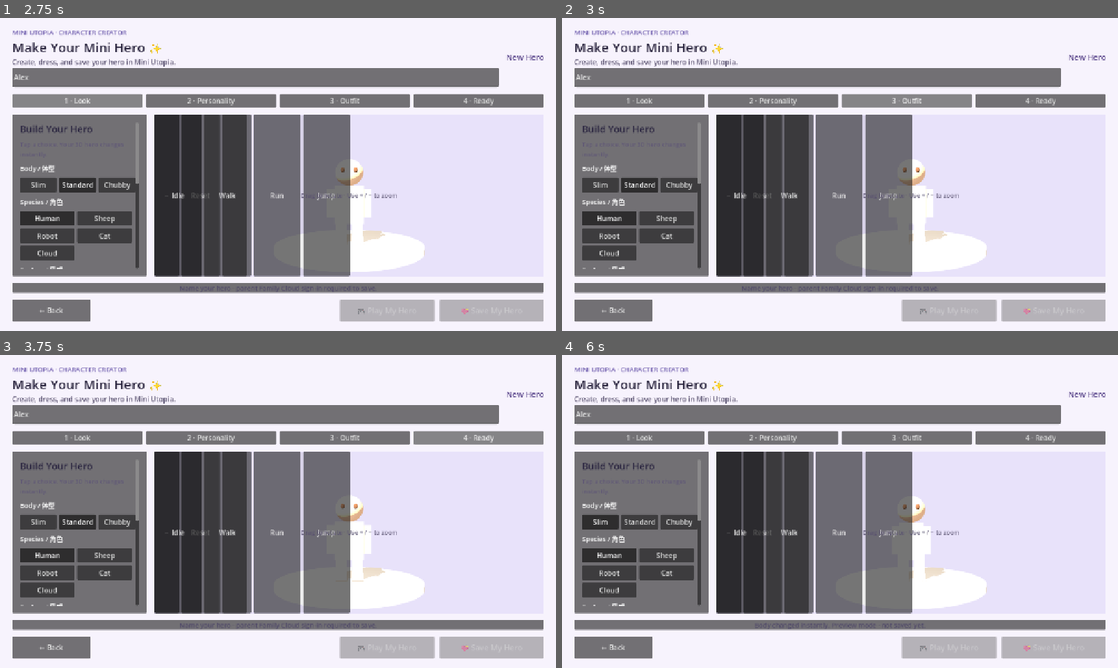
Above: before the commit, frames 1-4 (two rows, left to right).
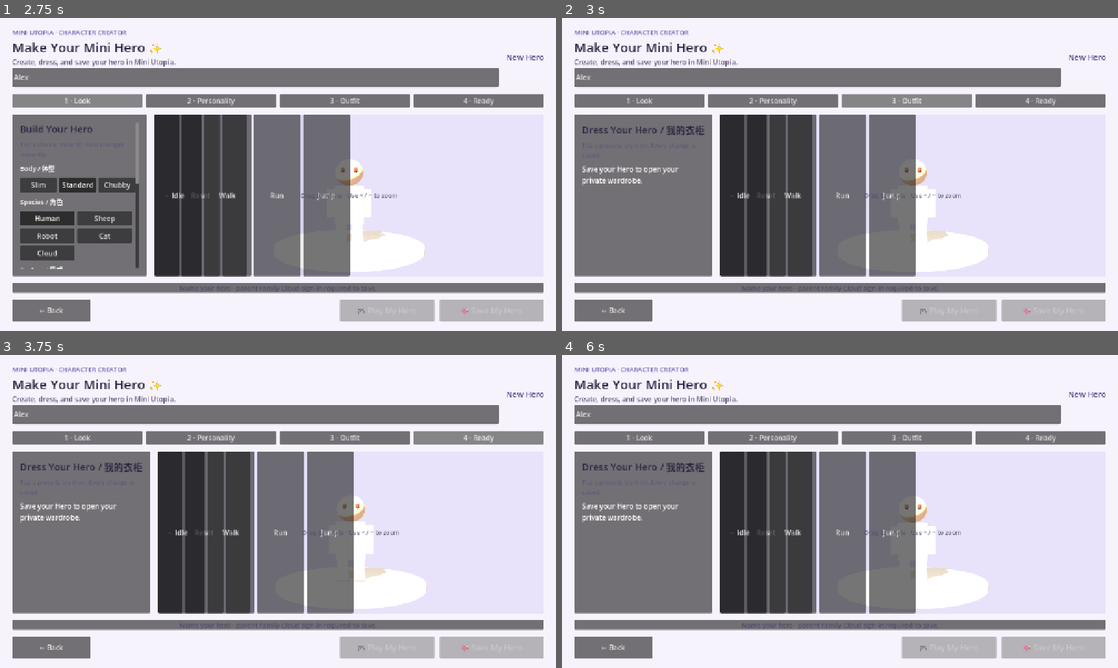
Above: after the commit, the same moments.

Repository: Mrlukahuang/mini-utopia-studio
Game: Godot game, scene res://scenes/main.tscn
Two runs of this game, one before a commit and one after it. Both use one fixed random seed, a clock stepped at 60 frames per second and the inputs below.
Inputs (mouse positions are in pixels of both pictures, inside the frame that each line leads up to):
- Up to frame 1 (2.75 s): click "🎨 Create a Hero" at 0.5 s; click (255, 77) at 1.27 s; type "Alex" at 1.35 s; click "1 · Look" at 2 s
- Up to frame 2 (3 s): click "3 · Outfit" at 2.75 s
- Up to frame 3 (3.75 s): click "4 · Ready" at 3.5 s
- Up to frame 4 (6 s): click "4 · Ready" at 4.25 s; click "2 · Personality" at 5 s; click (600, 520) at 5.75 s, where only the run before the commit has a clickable "Slim"

Frame 1 is identical in both runs. In frame 2, 8.1% of the frame differs, in the area x 3-77%, y 30-83%; in frame 3, 8.1%; in frame 4, 8.2%, in the area x 3-77%, y 30-88%.

Commit message:
creator: add touch-friendly 9-slot outfit tab, equip and remove controls

Diff:
--- a/godot/scripts/character_creator_shell.gd
+++ b/godot/scripts/character_creator_shell.gd
@@ -45,6 +45,10 @@
 }
 
 @onready var bridge: MiniUtopiaBridgeClient = $BridgeClient
+@onready var choice_content: VBoxContainer = $RootMargin/MainColumn/CreatorBody/ChoicePanel/Margin/Scroll/Content
+@onready var choice_scroll: ScrollContainer = $RootMargin/MainColumn/CreatorBody/ChoicePanel/Margin/Scroll
+@onready var look_tab: Button = $RootMargin/MainColumn/StepTabs/LookStep
+@onready var outfit_tab: Button = $RootMargin/MainColumn/StepTabs/OutfitStep
 @onready var status_label: Label = $RootMargin/MainColumn/StatusBar/StatusLabel
 @onready var character_label: Label = $RootMargin/MainColumn/HeaderRow/CharacterLabel
 @onready var hero_name_input: LineEdit = $RootMargin/MainColumn/HeaderRow/TitleColumn/HeroNameInput
@@ -68,6 +72,8 @@
 var loaded_character: Dictionary = {}
 var equipment_state: Dictionary = {}
 var _appearance_dirty := false
+var _outfit_choices: VBoxContainer
+var _outfit_mode := false
 var _draft_appearance: Dictionary = {}
 var _eye_option_ids: Array[String] = []
 var _hair_option_ids: Array[String] = []
@@ -83,6 +89,7 @@
     bridge.request_failed.connect(_on_bridge_failure)
     _wire_look_controls()
     _wire_animation_controls()
+    _wire_outfit_controls()
 
     _draft_appearance = avatar_stage.current_appearance()
     _refresh_look_controls()
@@ -107,6 +114,114 @@
             _set_status("Family Cloud not connected yet · preview only.", true)
         else:
             _set_status("Could not start Character load.", true)
+
+
+func _wire_outfit_controls() -> void:
+    _outfit_choices = VBoxContainer.new()
+    _outfit_choices.name = "OutfitChoices"
+    _outfit_choices.visible = false
+    _outfit_choices.add_theme_constant_override("separation", 8)
+    choice_content.add_child(_outfit_choices)
+    look_tab.pressed.connect(_select_creator_tab.bind("look"))
+    outfit_tab.pressed.connect(_select_creator_tab.bind("outfit"))
+
+
+func _select_creator_tab(tab: String) -> void:
+    _outfit_mode = tab == "outfit"
+    if _outfit_choices == null:
+        return
+    for child in choice_content.get_children():
+        if child == _outfit_choices:
+            child.visible = _outfit_mode
+        elif child.name not in ["Heading", "Hint"]:
+            child.visible = not _outfit_mode
+
+    var heading := choice_content.get_node("Heading") as Label
+    var hint := choice_content.get_node("Hint") as Label
+    if _outfit_mode:
+        heading.text = "Dress Your Hero / 我的衣柜"
+        hint.text = "Tap a piece to try it on. Every change is saved."
+        _refresh_outfit_choices()
+    else:
+        heading.text = "Build Your Hero"
+        hint.text = "Tap a choice. Your 3D hero changes instantly."
+    choice_scroll.scroll_vertical = 0
+
+
+func _refresh_outfit_choices() -> void:
+    if _outfit_choices == null:
+        return
+    for child in _outfit_choices.get_children():
+        child.queue_free()
+
+    if equipment_state.is_empty():
+        var help := Label.new()
+        help.text = "Save your Hero to open your private wardrobe."
+        help.autowrap_mode = TextServer.AUTOWRAP_WORD_SMART
+        _outfit_choices.add_child(help)
+        return
+
+    var slots = equipment_state.get("slots", [])
+    var items = equipment_state.get("items", [])
+    if typeof(slots) != TYPE_ARRAY or typeof(items) != TYPE_ARRAY:
+        return
+
+    for raw_slot in slots:
+        var slot := String(raw_slot)
+        var heading := Label.new()
+        heading.name = "Slot_" + slot
+        heading.text = slot.replace("_", " ").capitalize()
+        heading.add_theme_font_size_override("font_size", 19)
+        _outfit_choices.add_child(heading)
+
+        var currently_equipped := false
+        for raw_item in items:
+            if typeof(raw_item) != TYPE_DICTIONARY:
+                continue
+            var item: Dictionary = raw_item
+            if String(item.get("slot", "")) != slot:
+                continue
+            var item_id := String(item.get("item_instance_id", ""))
+            if item_id.is_empty():
+                continue
+            var picked := bool(item.get("equipped", false))
+            currently_equipped = currently_equipped or picked
+
+            var choice := Button.new()
+            choice.name = "Wear_" + slot + "_" + item_id
+            choice.custom_minimum_size = Vector2(0.0, 48.0)
+            choice.add_theme_font_size_override("font_size", 17)
+            choice.text = (
+                ("✓ Wearing  " if picked else "＋ Wear  ")
+                + String(item.get("display_name", "My Item"))
+            )
+            choice.disabled = picked
+            choice.pressed.connect(
+                _on_equipment_choice_pressed.bind(slot, item_id)
+            )
+            _outfit_choices.add_child(choice)
+
+        if currently_equipped:
+            var remove := Button.new()
+            remove.name = "Remove_" + slot
+            remove.text = "− Take off"
+            remove.custom_minimum_size = Vector2(0.0, 42.0)
+            remove.pressed.connect(
+                _on_equipment_choice_pressed.bind(slot, "")
+            )
+            _outfit_choices.add_child(remove)
+
+
+func _on_equipment_choice_pressed(slot: String, item_id: String) -> void:
+    if character_id.is_empty() or bridge.is_busy():
+        _set_status("Finish the current wardrobe change first.", true)
+        return
+    var id: Variant = null if item_id.is_empty() else item_id
+    var error := bridge.put_equipment_slot(character_id, slot, id)
+    if error == OK:
+        _set_status("Updating your outfit…", false)
+    else:
+        _set_status("Could not change your outfit. Please retry.", true)
 
 
 func activate_family_session(token: String, api_base_url: String) -> bool:
@@ -519,6 +634,7 @@
 
     if kind == "equipment:get" or kind.begins_with("equipment:put:"):
         equipment_state = payload.duplicate(true)
+        _refresh_outfit_choices()
         var runtime = payload.get("runtime", {})
         var valid := (
             typeof(runtime) == TYPE_DICTIONARY
